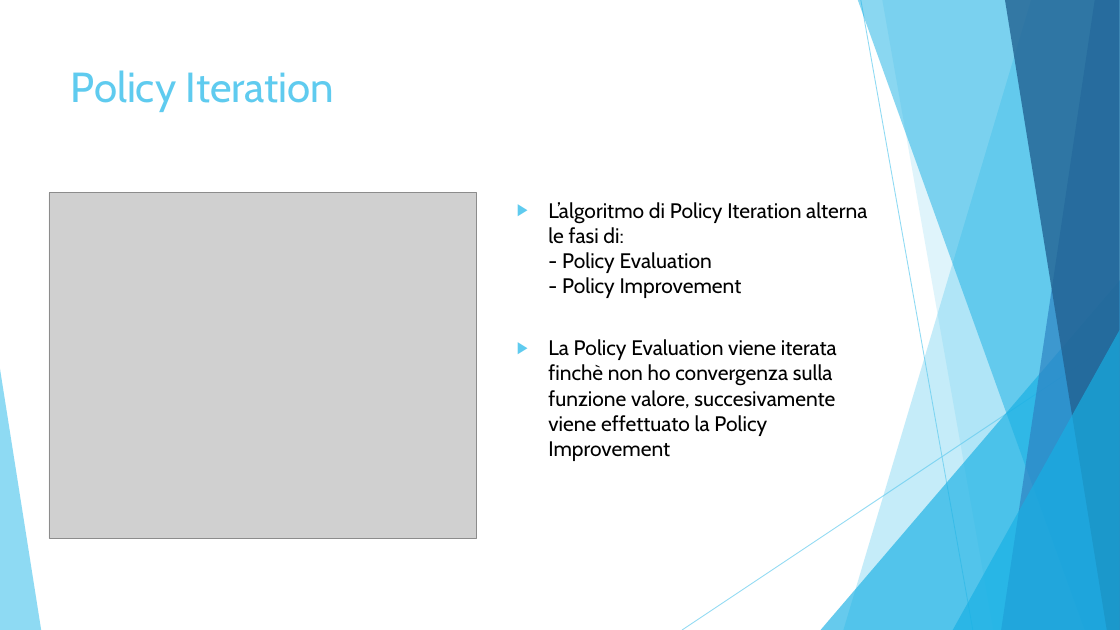
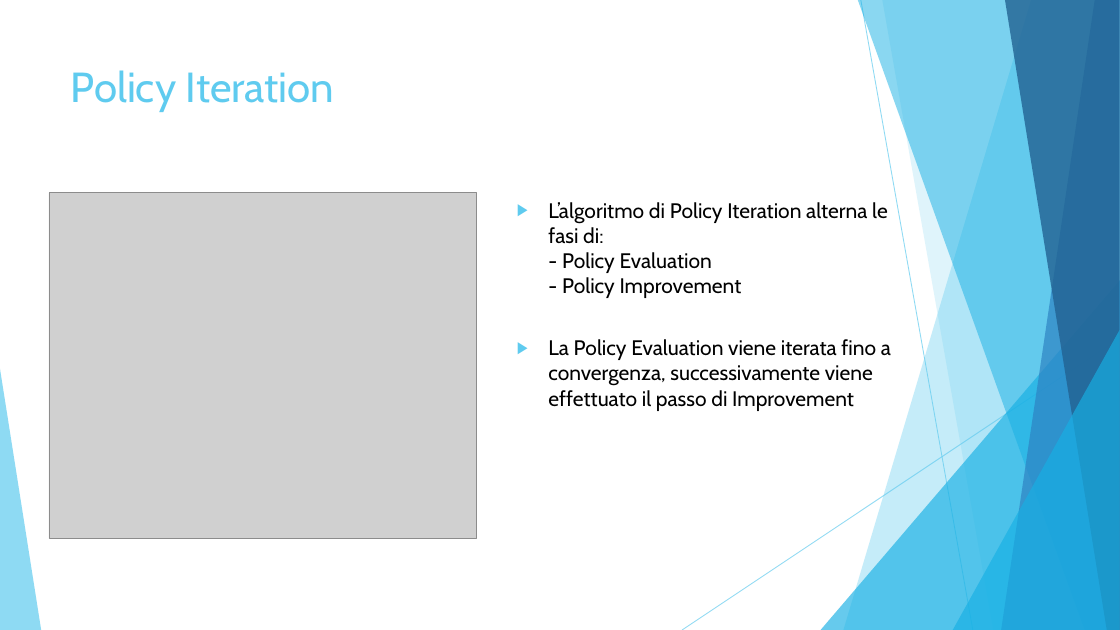
Before and after one commit to simonesinceri/MRL, a slide deck: slide 5 of Presentations/Presentation_Ass2.pptx. Drawn at 1120x630 pixels with LibreOffice and Linux fonts; fonts in the diff are those of the drawing; grey boxes stand for pictures. Boxes give left, top, right and bottom in pixels: in the first picture for what was removed or moved away, otherwise in the second. Text is boxed around its words. In the diff, an @@ line names an element or a change of style, - is before the commit and + after.

```diff
--- a/Presentations/Presentation_Ass2.pptx
+++ b/Presentations/Presentation_Ass2.pptx
@@ text at bbox=[548, 339, 891, 411]: text changed @@
-▶ La Policy Evaluation viene iterata finchè non ho convergenza sulla funzione valore, succesivamente viene effettuato la Policy Improvement
+▶ La Policy Evaluation viene iterata fino a convergenza, successivamente viene effettuato il passo di Improvement
```
Also in this commit, not shown: 4 other slides changed, 4 other files.
